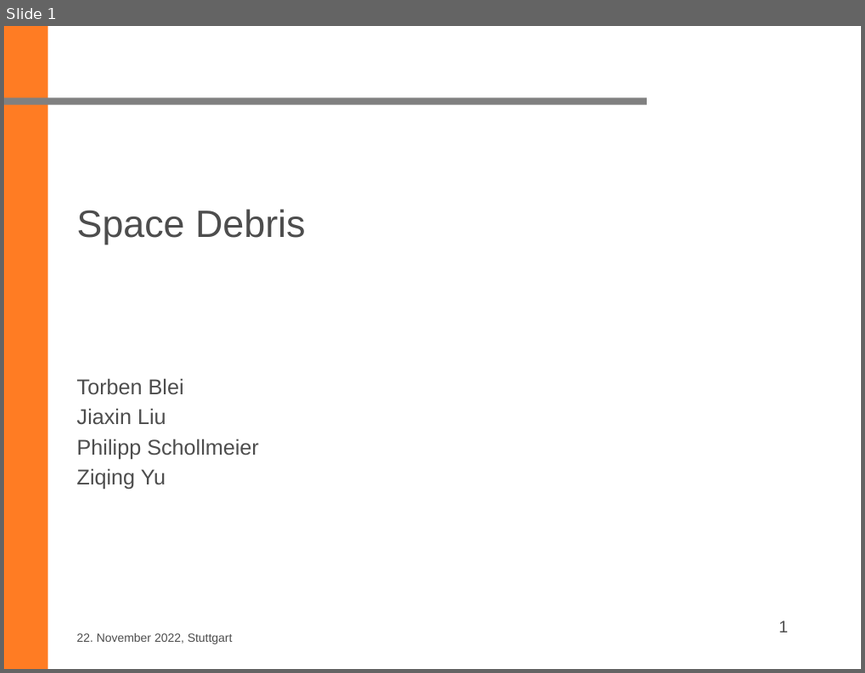
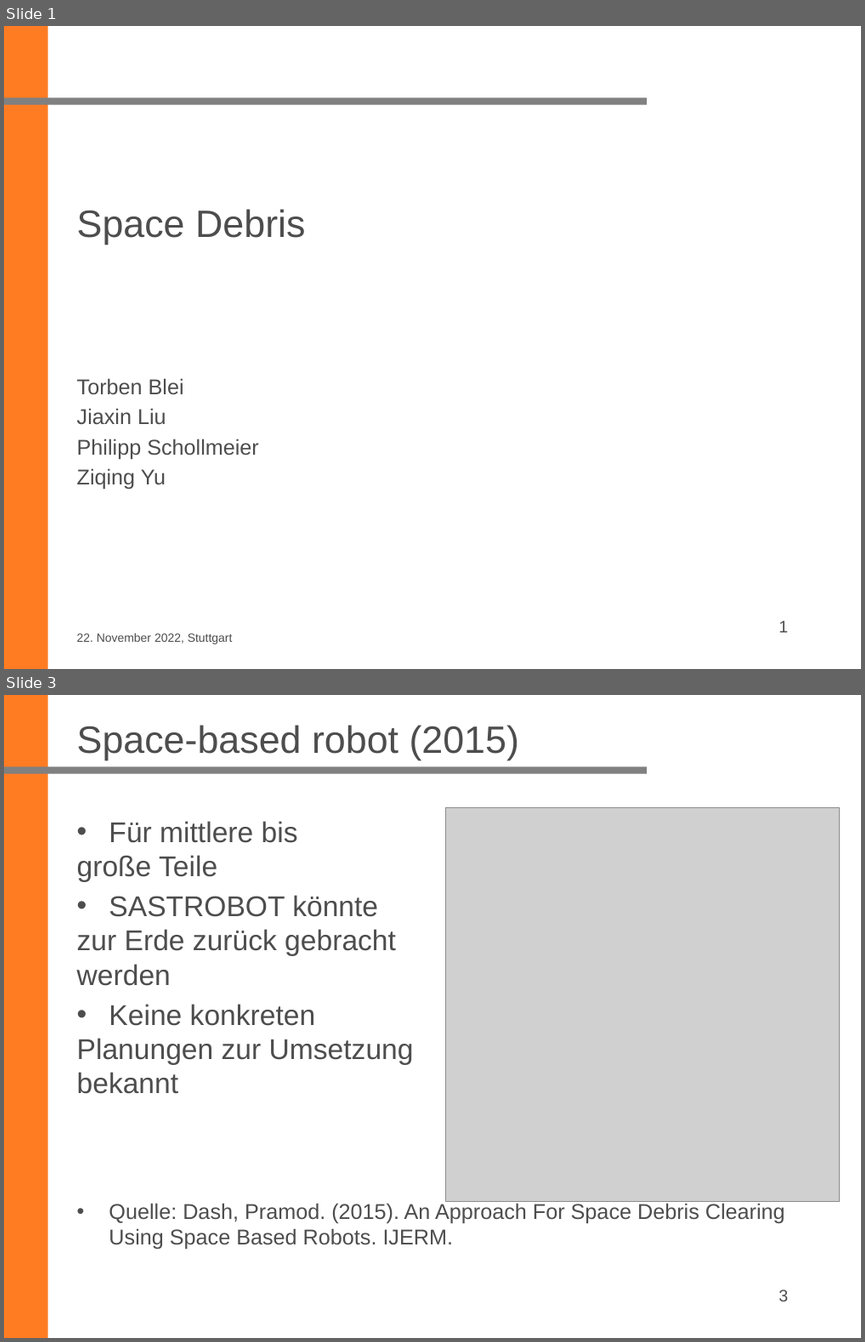
Before and after one commit to ziqing97/Seminar-Aktuelle-Geodaetische-Satelliten-missionen, a slide deck: Project_Space_Debris/vortrag/20221219_Philipp.pptx. Shown one above the other, each under a label of ours: slide 1 before the commit, slides 1 and 3 after it; the slides between them are not shown. The pictures are 865x673 and 865x1342 pixels, drawn with LibreOffice and Linux fonts; fonts in the diff are those of the drawing; grey boxes stand for pictures; background and template pictures are left out. Boxes give left, top, right and bottom in pixels: in the first picture for what was removed or moved away, otherwise in the second. Text is boxed around its words. In the diff, an @@ line names an element or a change of style, - is before the commit and + after.

```diff
--- a/Project_Space_Debris/vortrag/20221219_Philipp.pptx
+++ b/Project_Space_Debris/vortrag/20221219_Philipp.pptx
@@ slide 3 added at [4,695,861,1338], background #FFFFFF; not listed: 2 template elements that a slide beside it also shows @@
@@ title added at [77,725,519,760], 32 pt, text #4D4D4D @@
+Space-based robot (2015)
@@ text added at [77,821,785,1249], 24 pt, text #4D4D4D @@
+• Für mittlere bis
+große Teile
+• SASTROBOT könnte
+zur Erde zurück gebracht
+werden
+• Keine konkreten
+Planungen zur Umsetzung
+bekannt
+• Quelle: Dash, Pramod. (2015). An Approach For Space Debris Clearing Using Space Based Robots. IJERM.
@@ picture added at [446,807,840,1202] @@
@@ page number added at [778,1289,788,1301], 14 pt, text #4D4D4D @@
+3
```
Also in this commit, not shown: 5 other slides added.
